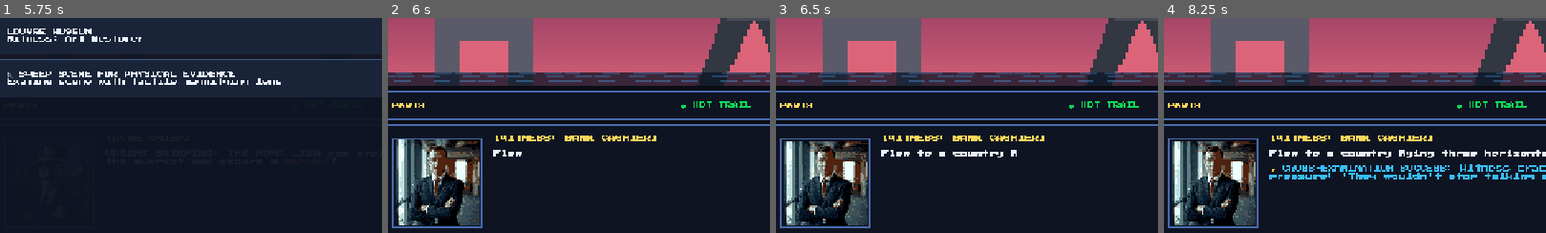
Above: before the commit, frames 1-4 (left to right).
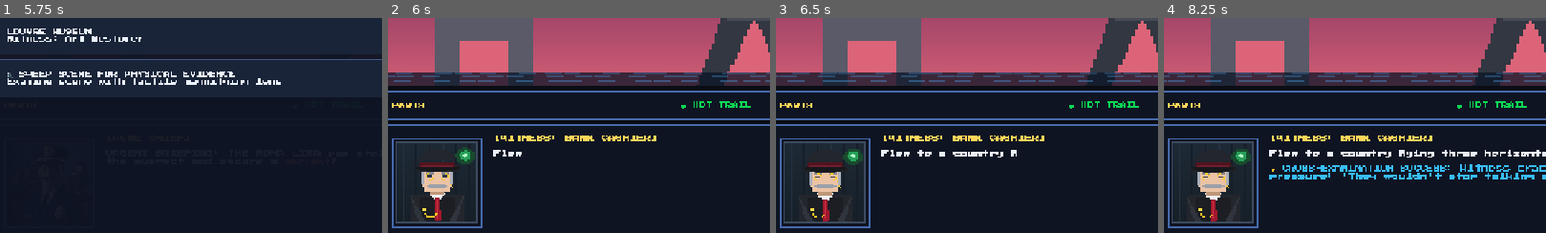
Above: after the commit, the same moments.

Repository: danz-the-penguin/carmensandiego-gba-sp
Game: Godot game, scene res://scenes/main.tscn
The game is run twice, just before and just after one commit, with the same random seed, the same clock (stepped at 60 frames per second) and the same inputs.
Inputs (mouse positions are % of the whole screen's width and height, from its top left):
- Up to frame 1 (5.75 s): tap Enter (gba_start) at 0.5 s; move the mouse to (45, 70) at 0.52 s; hold Up (ui_up) 0.53-1.25 s; hold Z (gba_a) 0.53-1.25 s; click (45, 70) at 0.67 s; tap Space at 0.77, 1.07 s; click "1. INVESTIGATE" at 1.25 s; click "2. DEPART [B]" at 2 s; click "3. COMPUTER [R]" at 2.75 s; click "4. DOSSIER [L]" at 3.5 s; click "5. RADIO [X]" at 4.25 s; click "6. INSPECT [Y]" at 5 s
- Up to frame 2 (6 s): click "BANK OF FRANCE Witness: Bank …" at 5.75 s
- Up to frame 3 (6.5 s): no input
- Up to frame 4 (8.25 s): move the mouse to (80, 65) at 6.52 s; hold Up (ui_up) 6.53-7.28 s; tap X (gba_b) at 6.6 s; tap Space at 6.77, 7.07 s; move the mouse to (20, 35) at 7.27 s; hold Q (gba_l) 7.28-8.03 s; hold Left (ui_left) from 7.28 s (still down); move the mouse to (55, 50) at 8.02 s; tap B (gba_light) at 8.1 s; click (55, 50) at 8.17 s
The pictures show only the part of the screen within x 2-52%, y 28-78%; the shares and areas given below are measured in that part.

Frame 1 is identical in both runs. In frame 2, 7.2% of the frame differs, in the area x 2-24%, y 56-97%; in frame 3, 7.1%; in frame 4, 7.1%.

Commit message:
feat: implement location-based regional witness portraits for bankers, pilots, and curators across 5 global regions

Diff:
--- a/godot/scripts/autoload/portrait_manager.gd
+++ b/godot/scripts/autoload/portrait_manager.gd
@@ -15,10 +15,29 @@
 			return tex
 	if portraits.has(id):
 		return portraits[id]
+	# Regional fallback (e.g., banker_europe -> banker)
+	if id.contains("_"):
+		var base_id = id.split("_")[0]
+		if portraits.has(base_id):
+			return portraits[base_id]
+		var base_png = "res://assets/portraits/%s.png" % base_id
+		if ResourceLoader.exists(base_png):
+			var btex = load(base_png)
+			if btex is Texture2D:
+				return btex
 	return portraits.get("chief", null)
 
 func _load_raster_portraits() -> void:
-	var list = ["carmen", "len_bulk", "lady_agatha", "nick_brunch", "katherine_drib", "fast_eddie", "darlene_dirk", "scar_graynolt", "banker", "pilot", "curator", "chief"]
+	var list = [
+		"carmen", "len_bulk", "lady_agatha", "nick_brunch", "katherine_drib", "fast_eddie", "darlene_dirk", "scar_graynolt",
+		"banker", "pilot", "curator", "chief",
+		"banker_europe", "pilot_europe", "curator_europe",
+		"banker_asia", "pilot_asia", "curator_asia",
+		"banker_latin", "pilot_latin", "curator_latin",
+		"banker_africa", "pilot_africa", "curator_africa",
+		"banker_africa_mideast", "pilot_africa_mideast", "curator_africa_mideast",
+		"banker_americas", "pilot_americas", "curator_americas"
+	]
 	for id in list:
 		var p = "res://assets/portraits/%s.png" % id
 		if ResourceLoader.exists(p):
--- a/godot/scripts/city_hub.gd
+++ b/godot/scripts/city_hub.gd
@@ -644,7 +644,10 @@
 			if not GameManager.clues_gathered.has(intel):
 				GameManager.clues_gathered.append(intel)
 			GameManager.clue_found.emit(intel)
-			show_dialog("[UV BLACKLIGHT]", "High-intensity ultraviolet sweep detected trace forensic residue: %s!" % picked, "curator")
+			var reg = SoundManager.get_region_for_city(GameManager.current_city_id)
+			if reg == "africa_mideast":
+				reg = "africa"
+			show_dialog("[UV BLACKLIGHT]", "High-intensity ultraviolet sweep detected trace forensic residue: %s!" % picked, "curator_%s" % reg)
 
 		"lockpick":
 			GameManager.hours_left = mini(GameManager.current_rank.get("deadline_hours", 48), GameManager.hours_left + 3)
@@ -771,12 +774,16 @@
 	var place = city["places"][place_index % city["places"].size()]
 	var witness_role = place["witness"]
 
-	# Select witness portrait
-	var portrait_id = "banker"
+	# Select regional witness portrait based on city location and archetype
+	var reg = SoundManager.get_region_for_city(GameManager.current_city_id)
+	if reg == "africa_mideast":
+		reg = "africa"
+	var base_role = "banker"
 	if place_index == 1:
-		portrait_id = "pilot"
+		base_role = "pilot"
 	elif place_index == 2:
-		portrait_id = "curator"
+		base_role = "curator"
+	var portrait_id = "%s_%s" % [base_role, reg]
 
 	# Spend 2 hours
 	if not GameManager.spend_hours(2):
@@ -854,7 +861,10 @@
 	if not GameManager.clues_gathered.has(full):
 		GameManager.clues_gathered.append(full)
 	GameManager.clue_found.emit(full)
-	show_dialog("[PHYSICAL EVIDENCE]", clue_text, "curator")
+	var reg = SoundManager.get_region_for_city(GameManager.current_city_id)
+	if reg == "africa_mideast":
+		reg = "africa"
+	show_dialog("[PHYSICAL EVIDENCE]", clue_text, "curator_%s" % reg)
 
 func _on_radio_solved(clue_text: String) -> void:
 	var city_name = Database.CITIES[GameManager.current_city_id]["name"]
Binary file added: godot/assets/portraits/banker_africa.png
Not shown, added: godot/assets/portraits/banker_africa.png.import
Binary file added: godot/assets/portraits/banker_africa_mideast.png
Not shown, added: godot/assets/portraits/banker_africa_mideast.png.import
Binary file added: godot/assets/portraits/banker_americas.png
Not shown, added: godot/assets/portraits/banker_americas.png.import
Binary file added: godot/assets/portraits/banker_asia.png
Not shown, added: godot/assets/portraits/banker_asia.png.import
Binary file added: godot/assets/portraits/banker_europe.png
Not shown, added: godot/assets/portraits/banker_europe.png.import
Binary file added: godot/assets/portraits/banker_latin.png
Not shown, added: godot/assets/portraits/banker_latin.png.import
(and 45 more such lines)
